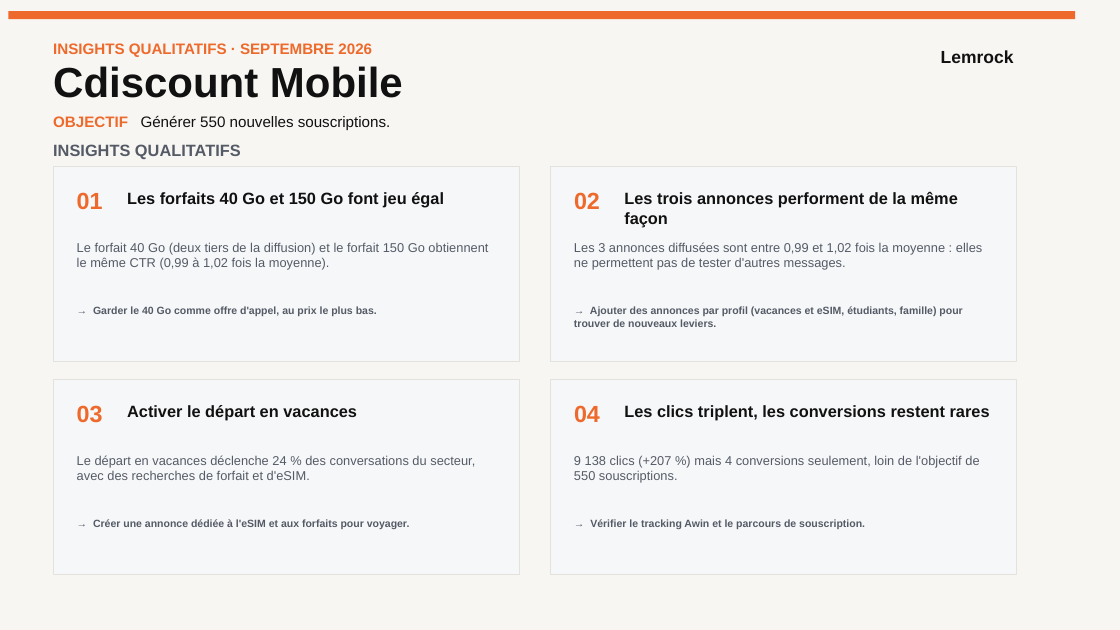
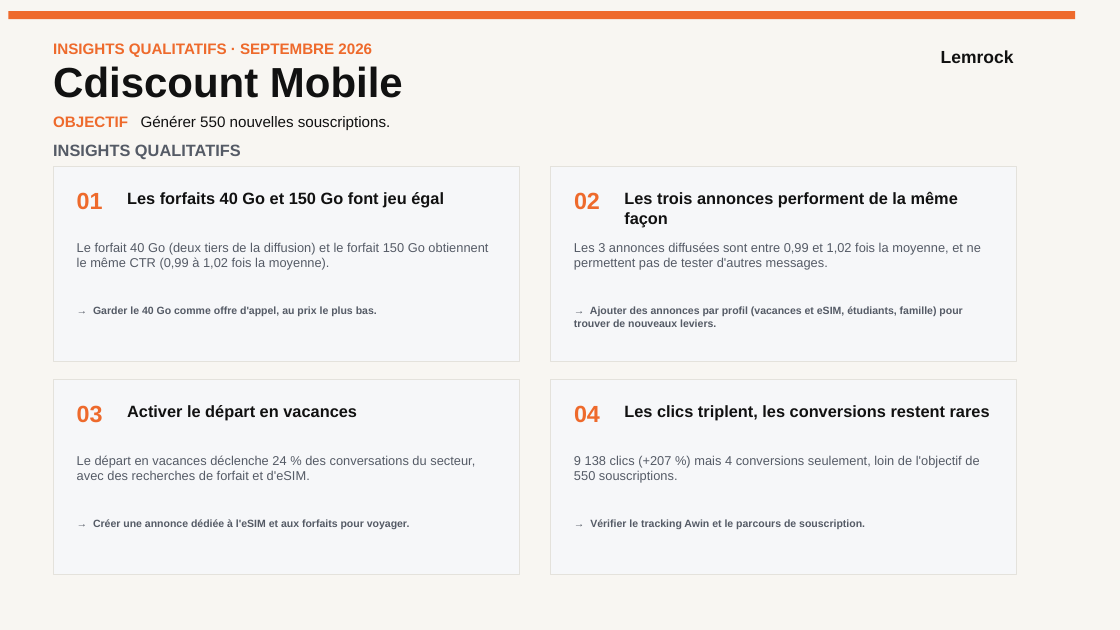
Before and after one commit to stephanemonmarson-creator/Lemrock, a slide deck: slide 12 of rapports/septembre/121026_Customer Success_Septembre 26.pptx. Drawn at 1120x630 pixels with LibreOffice and Linux fonts; fonts in the diff are those of the drawing. Boxes give left, top, right and bottom in pixels: in the first picture for what was removed or moved away, otherwise in the second. Text is boxed around its words. In the diff, an @@ line names an element or a change of style, - is before the commit and + after.

```diff
--- a/rapports/septembre/121026_Customer Success_Septembre 26.pptx
+++ b/rapports/septembre/121026_Customer Success_Septembre 26.pptx
@@ text at [574,242,981,270]: text changed @@
-Les 3 annonces diffusées sont entre 0,99 et 1,02 fois la moyenne : elles ne permettent pas de tester d'autres messages.
+Les 3 annonces diffusées sont entre 0,99 et 1,02 fois la moyenne, et ne permettent pas de tester d'autres messages.
```
Also in this commit, not shown: 2 other slides changed, 7 other files.
